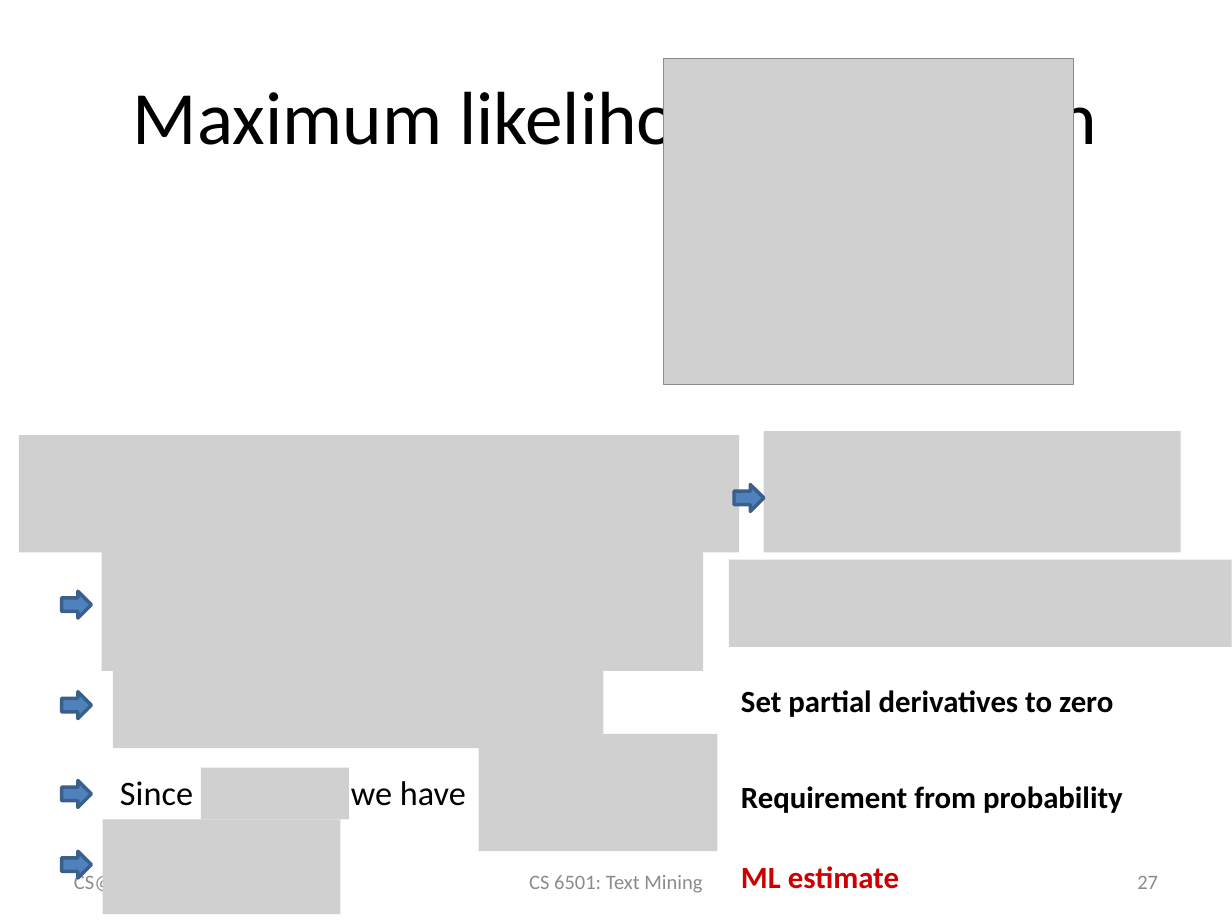
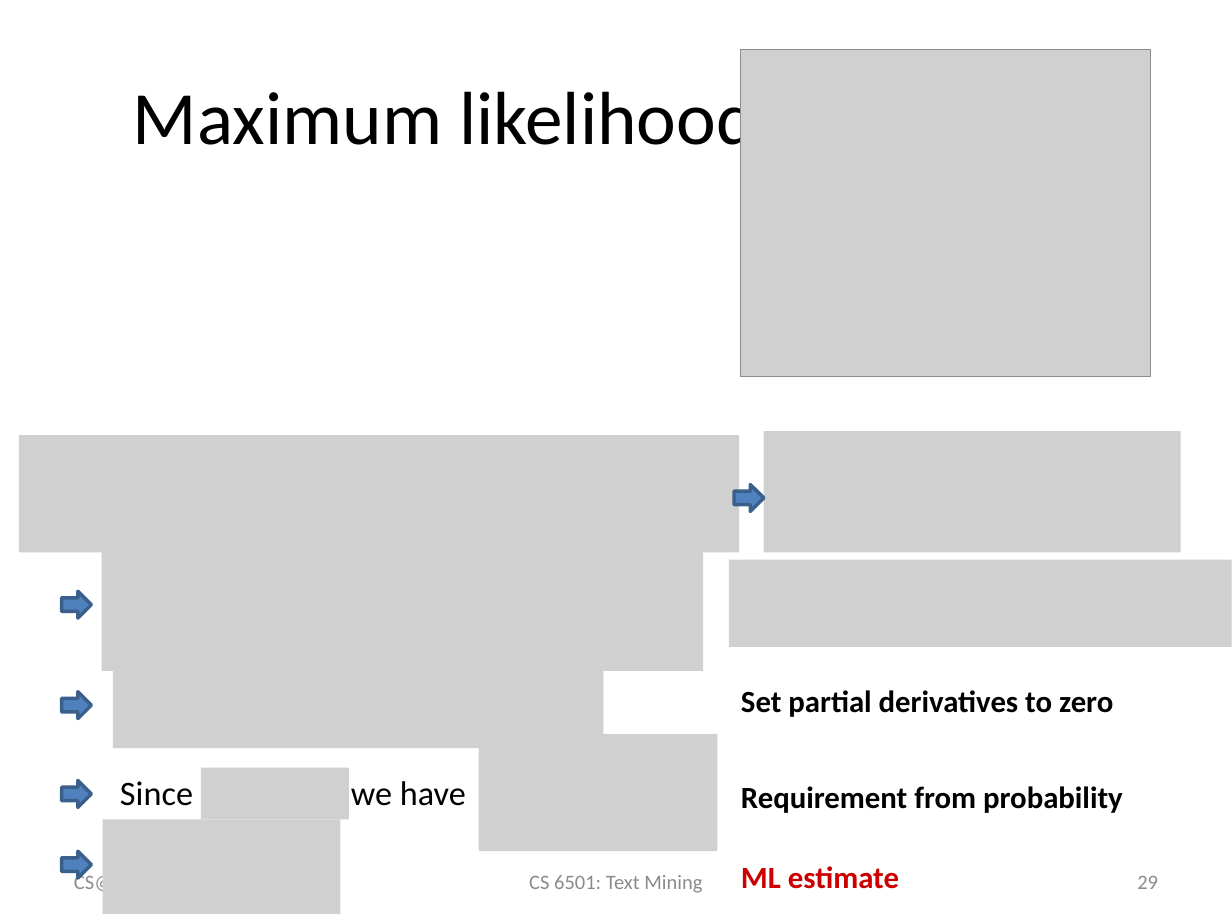
Before and after one commit to wang296/CS6501-Text-Mining, a slide deck: slide 29 of docs/Language Models.pptx (slide 27 before the commit). Drawn at 1232x924 pixels with LibreOffice and Linux fonts; fonts in the diff are those of the drawing; grey boxes stand for pictures. Boxes give left, top, right and bottom in pixels: in the first picture for what was removed or moved away, otherwise in the second. Text is boxed around its words. In the diff, an @@ line names an element or a change of style, - is before the commit and + after.

```diff
--- a/docs/Language Models.pptx
+++ b/docs/Language Models.pptx
@@ picture: place and size @@
-picture at (663,58,1073,384)
+picture at (740,49,1151,376)
@@ page number at (1137,876,1158,889): text changed @@
-27
+29
```
Also in this commit, not shown: 5 other slides changed, 2 slides added, 2 other files.
